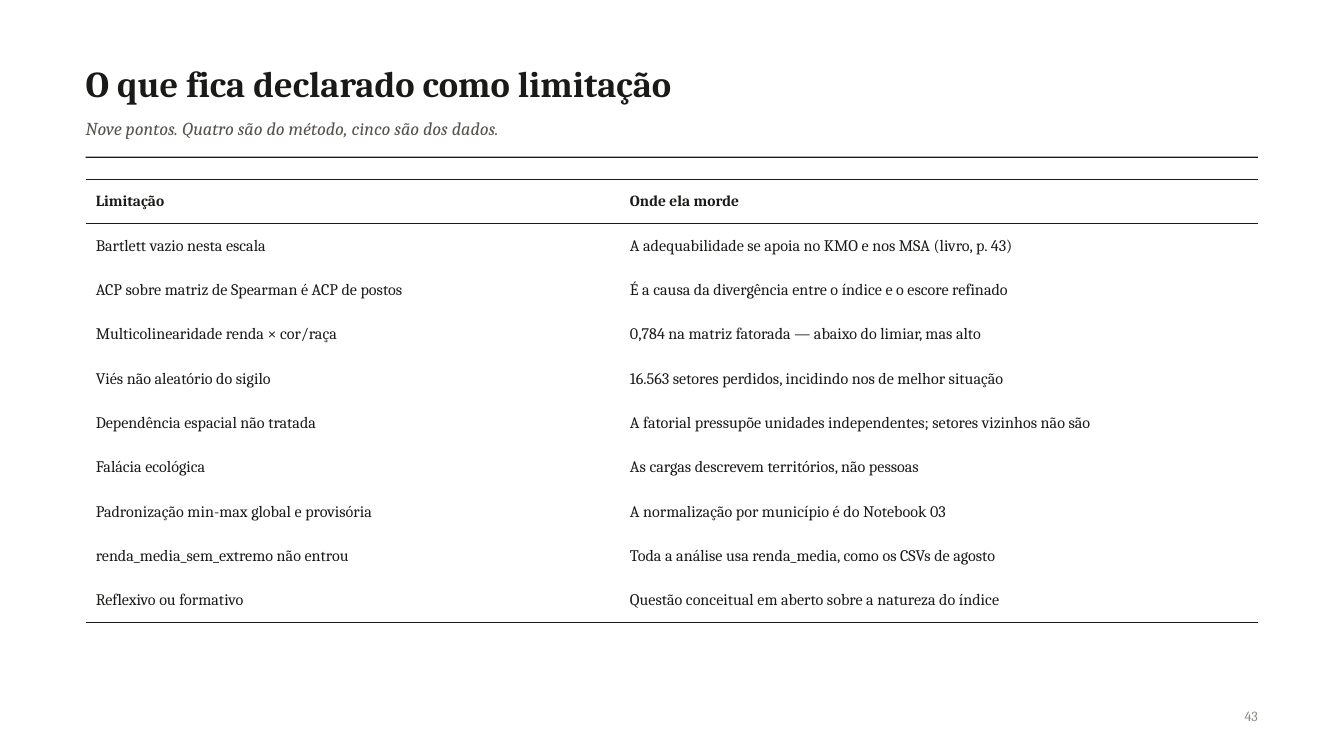
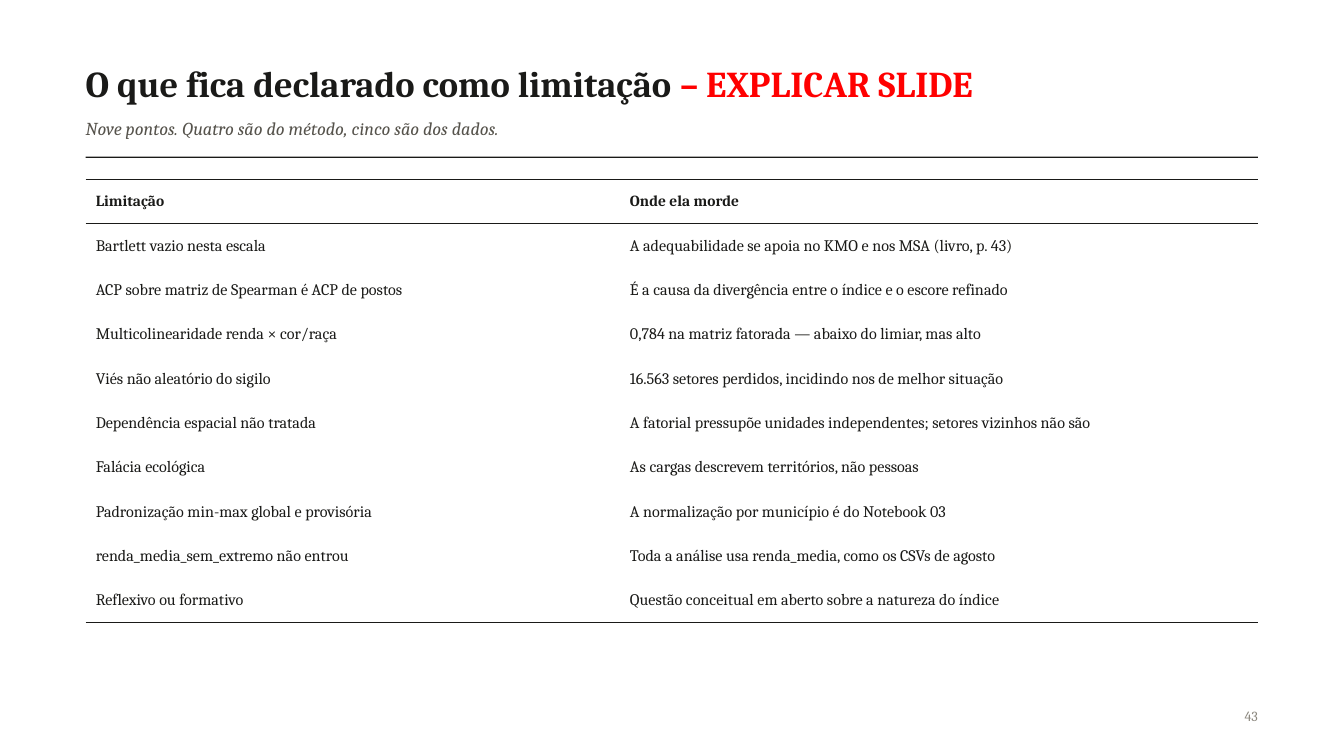
Before and after one commit to pedrinndias/Projeto_IVS_Censo, a slide deck: slide 43 of docs/Apresentacoes_IVS/Analise_Fatorial_NB04_2026-09.pptx. Drawn at 1344x756 pixels with LibreOffice and Linux fonts; fonts in the diff are those of the drawing. Boxes give left, top, right and bottom in pixels: in the first picture for what was removed or moved away, otherwise in the second. Text is boxed around its words. In the diff, an @@ line names an element or a change of style, - is before the commit and + after.

```diff
--- a/docs/Apresentacoes_IVS/Analise_Fatorial_NB04_2026-09.pptx
+++ b/docs/Apresentacoes_IVS/Analise_Fatorial_NB04_2026-09.pptx
@@ text at (86,71,972,105): text changed @@
-O que fica declarado como limitação
+O que fica declarado como limitação – EXPLICAR SLIDE
```
Also in this commit, not shown: 30 other slides changed, 51 slides added, 1 slide removed.
